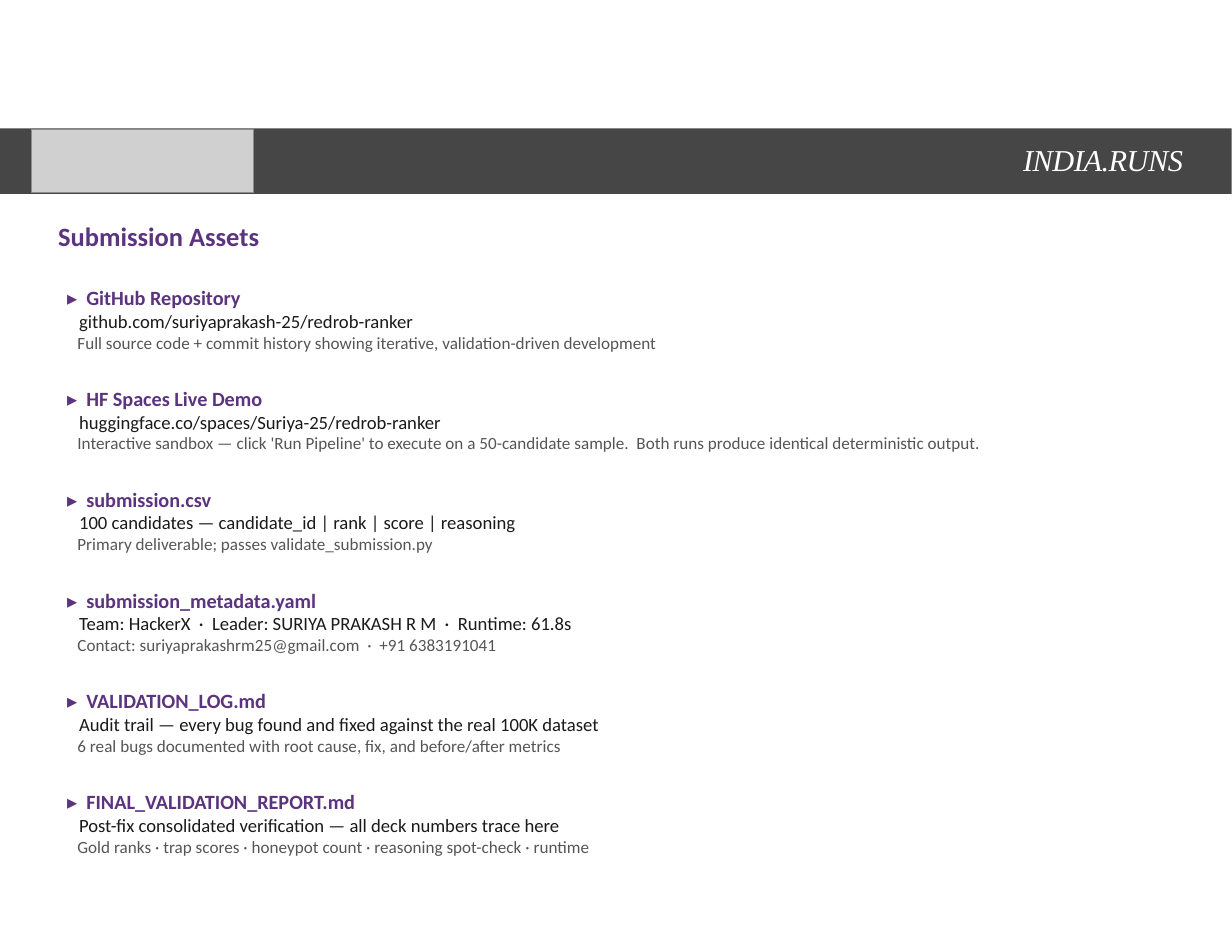
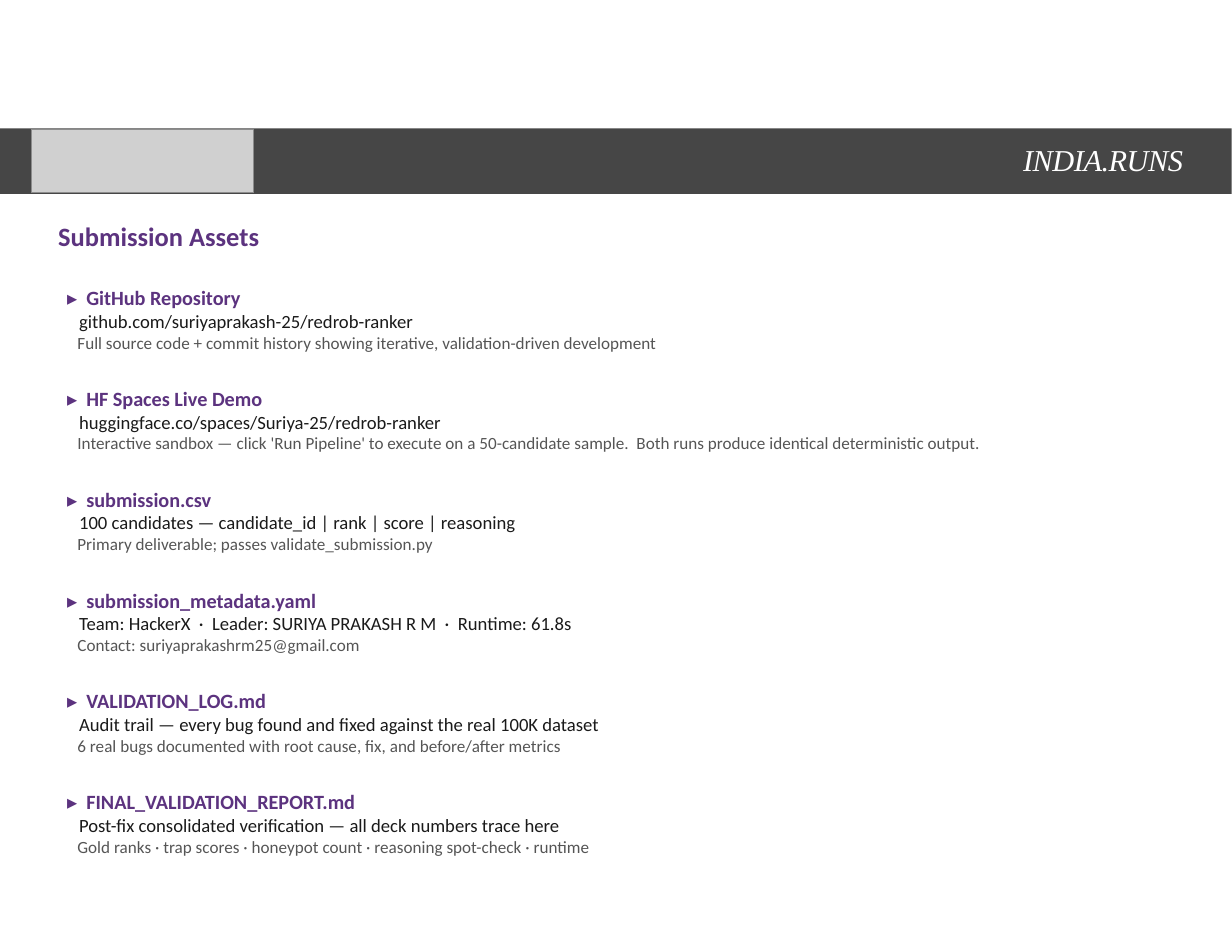
Before and after one commit to suriyaprakash-25/redrob-ranker, a slide deck: slide 10 of HackerX_Methodology.pptx. Drawn at 1232x952 pixels with LibreOffice and Linux fonts; fonts in the diff are those of the drawing; grey boxes stand for pictures; background and template pictures are left out. Boxes give left, top, right and bottom in pixels: in the first picture for what was removed or moved away, otherwise in the second. Text is boxed around its words. In the diff, an @@ line names an element or a change of style, - is before the commit and + after.

```diff
--- a/HackerX_Methodology.pptx
+++ b/HackerX_Methodology.pptx
@@ text at [77, 639, 360, 654]: text changed @@
-Contact: suriyaprakashrm25@gmail.com · +91 6383191041
+Contact: suriyaprakashrm25@gmail.com
```
Also in this commit, not shown: 1 other file.
